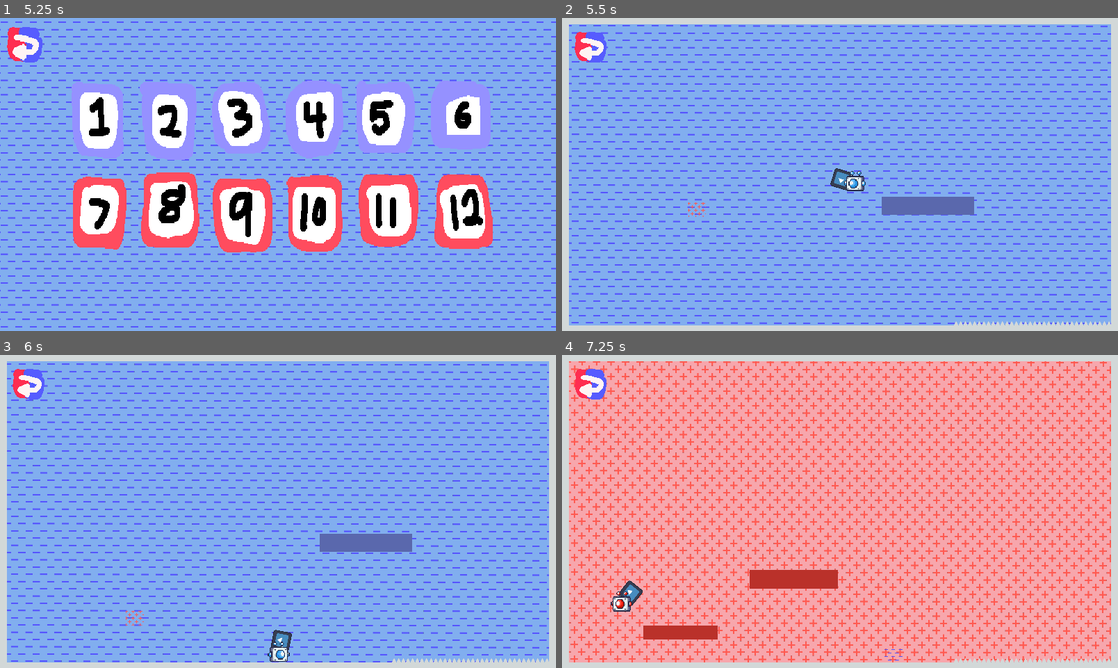
Above: before the commit, frames 1-4 (two rows, left to right).
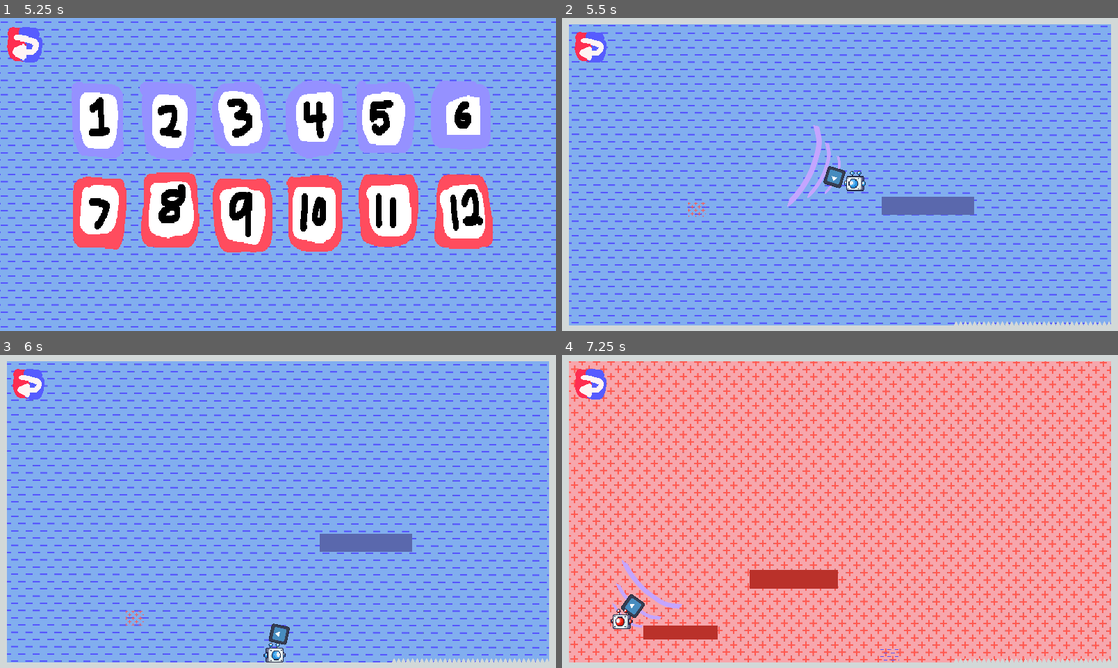
Above: after the commit, the same moments.

Repository: Jyeung05/Magnet-Dudes
Game: Godot game, scene res://scenes/main_menu.tscn
Two runs of this game, one before a commit and one after it. Both use one fixed random seed, a clock stepped at 60 frames per second and the inputs below. The engine's default icon, where the game draws it, is replaced by a stand-in: a white triangle on a blue panel in a dark square.
Inputs (mouse positions are in pixels of both pictures, inside the frame that each line leads up to):
- Up to frame 1 (5.25 s): click (300, 212) at 0.5 s; move the mouse to (400, 158) at 1.27 s; hold Right mouse button (on_off) 1.28-2.03 s; hold D (right) 1.28-2.78 s; tap W (up) at 1.52, 2.27, 3.77, 4.52 s; move the mouse to (166, 190) at 2.02 s; click (166, 190) at 2.1 s; right-click (166, 190) at 2.3 s; move the mouse to (333, 105) at 2.77 s; hold A (left) 2.78-3.53 s; hold Right mouse button (on_off) 2.78-3.53 s; move the mouse to (250, 237) at 3.52 s; hold D (right) 3.53-5.03 s; tap E (switch) at 3.6 s; right-click (250, 237) at 3.8 s; move the mouse to (444, 221) at 4.27 s; hold Right mouse button (on_off) 4.28-5.03 s; move the mouse to (111, 127) at 5.02 s; hold A (left) from 5.03 s (still down); click (111, 127) at 5.1 s
- Up to frame 2 (5.5 s): keep holding A (left); tap W (up) at 5.27 s; right-click (673, 127) at 5.3 s
- Up to frame 3 (6 s): move the mouse to (305, 511) at 5.77 s; release A (left) at 5.78 s; hold D (right) from 5.78 s (still down); hold Right mouse button (on_off) from 5.78 s (still down)
- Up to frame 4 (7.25 s): move the mouse to (756, 433) at 6.52 s; release D (right) at 6.53 s; release Right mouse button (on_off) at 6.53 s; hold A (left) from 6.53 s (still down); tap E (switch) at 6.6 s; tap W (up) at 6.77 s; right-click (756, 433) at 6.8 s

Frame 1 is identical in both runs. In frame 2, 0.6% of the frame differs, in the area x 40-52%, y 34-61%; in frame 3, 0.4%; in frame 4, 0.9%, in the area x 8-62%, y 65-98%.

Commit message:
for merge

Diff:
--- a/magnet.gd
+++ b/magnet.gd
@@ -10,7 +10,9 @@
 var on_off = false;
 
 func _ready():
-	pass
+	$"../../../MagWave".visible = self.on_off
+	$"../../../MagWave/Pull".visible = self.is_pull
+	$"../../../MagWave/Push".visible = self.is_push
 
 
 func _process(_delta):
--- a/magnet2.gd
+++ b/magnet2.gd
@@ -10,7 +10,9 @@
 var on_off = false;
 
 func _ready():
-	pass
+	$"../../../MagWave".visible = self.on_off
+	$"../../../MagWave/Pull".visible = self.is_pull
+	$"../../../MagWave/Push".visible = self.is_push
 
 
 func _process(_delta):
--- a/scenes/player_1.tscn
+++ b/scenes/player_1.tscn
@@ -236,7 +236,7 @@
 
 [node name="magnet" parent="MainNode/pivot" instance=ExtResource("4_gufso")]
 process_physics_priority = 1
-position = Vector2(3.8147e-06, 9.53674e-07)
+position = Vector2(50, 5.68434e-14)
 offset = Vector2(100, 0)
 
 [node name="pivotTimer" type="Timer" parent="MainNode/pivot"]
--- a/scenes/player_2.tscn
+++ b/scenes/player_2.tscn
@@ -241,6 +241,7 @@
 
 [node name="magnet" parent="MainNode/pivot" instance=ExtResource("4_6ib81")]
 process_physics_priority = 1
+position = Vector2(31.9999, 0)
 offset = Vector2(100, 0)
 script = ExtResource("7_6j1f7")
 distance = 256.0
